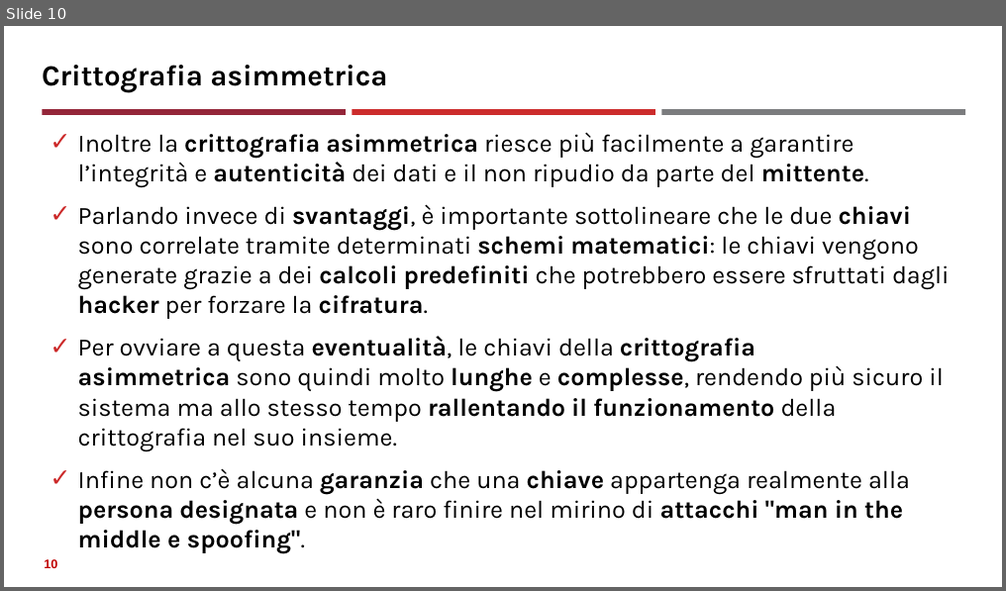
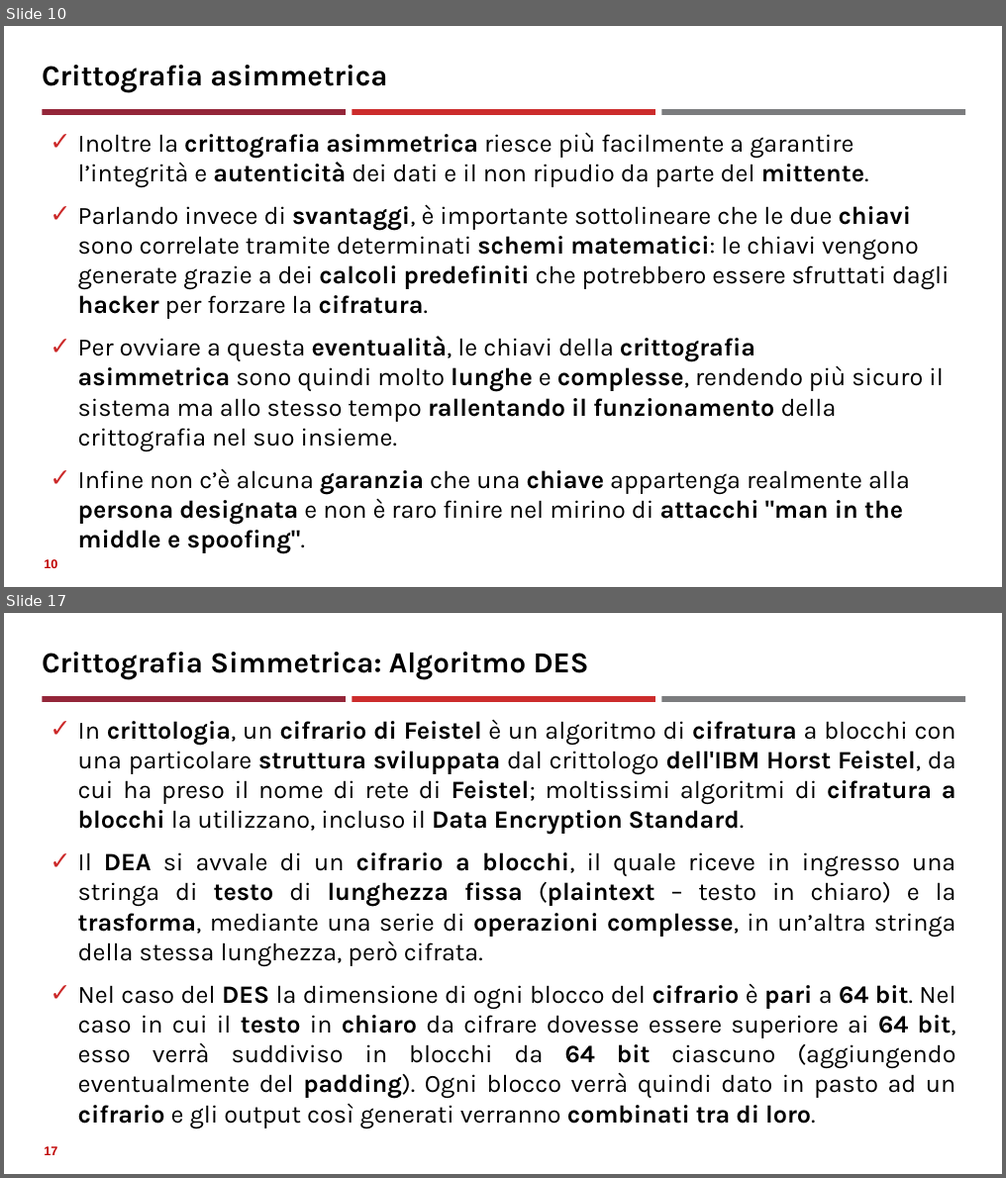
Before and after one commit to neural1977/data_science_interview_material, a slide deck: Assicurazioni/Tecniche crittografiche_ita.pptx. Shown one above the other, each under a label of ours: slide 10 before the commit, slides 10 and 17 after it; the slides between them are not shown. The pictures are 1006x591 and 1006x1178 pixels, drawn with LibreOffice and Linux fonts; fonts in the diff are those of the drawing. Boxes give left, top, right and bottom in pixels: in the first picture for what was removed or moved away, otherwise in the second. Text is boxed around its words. In the diff, an @@ line names an element or a change of style, - is before the commit and + after.

```diff
--- a/Assicurazioni/Tecniche crittografiche_ita.pptx
+++ b/Assicurazioni/Tecniche crittografiche_ita.pptx
@@ slide 17 added at [4, 613, 1002, 1174], background #FFFFFF; not listed: 3 template elements that a slide beside it also shows @@
@@ title added at [42, 652, 589, 680], 28 pt, text #000000, bold @@
+Crittografia Simmetrica: Algoritmo DES
@@ text added at [78, 720, 956, 1129], 24 pt, text #000000 @@
+✓ In crittologia, un cifrario di Feistel è un algoritmo di cifratura a blocchi con una particolare struttura sviluppata dal crittologo dell'IBM Horst Feistel, da cui ha preso il nome di rete di Feistel; moltissimi algoritmi di cifratura a blocchi la utilizzano, incluso il Data Encryption Standard.
+✓ Il DEA si avvale di un cifrario a blocchi, il quale riceve in ingresso una stringa di testo di lunghezza fissa (plaintext – testo in chiaro) e la trasforma, mediante una serie di operazioni complesse, in un’altra stringa della stessa lunghezza, però cifrata.
+✓ Nel caso del DES la dimensione di ogni blocco del cifrario è pari a 64 bit. Nel caso in cui il testo in chiaro da cifrare dovesse essere superiore ai 64 bit, esso verrà suddiviso in blocchi da 64 bit ciascuno (aggiungendo eventualmente del padding). Ogni blocco verrà quindi dato in pasto ad un cifrario e gli output così generati verranno combinati tra di loro.
@@ page number added at [44, 1147, 57, 1156], 12 pt, text #C00000, bold @@
+17
```
Also in this commit, not shown: 2 slides changed, 10 other slides added, 1 other file.
